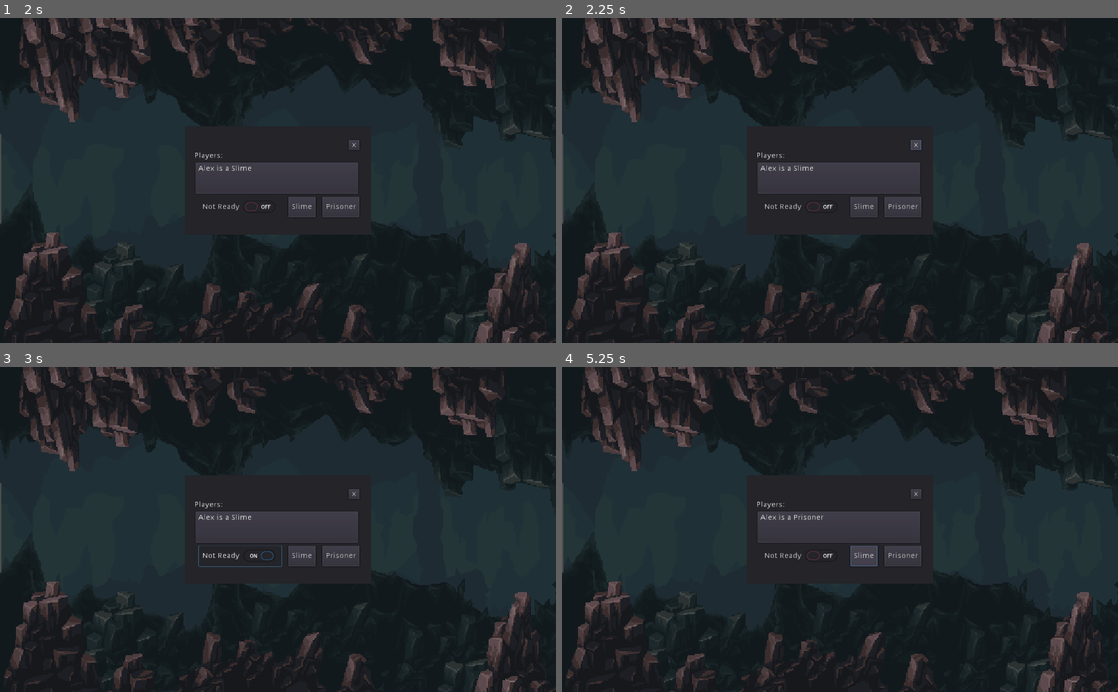
Above: before the commit, frames 1-4 (two rows, left to right).
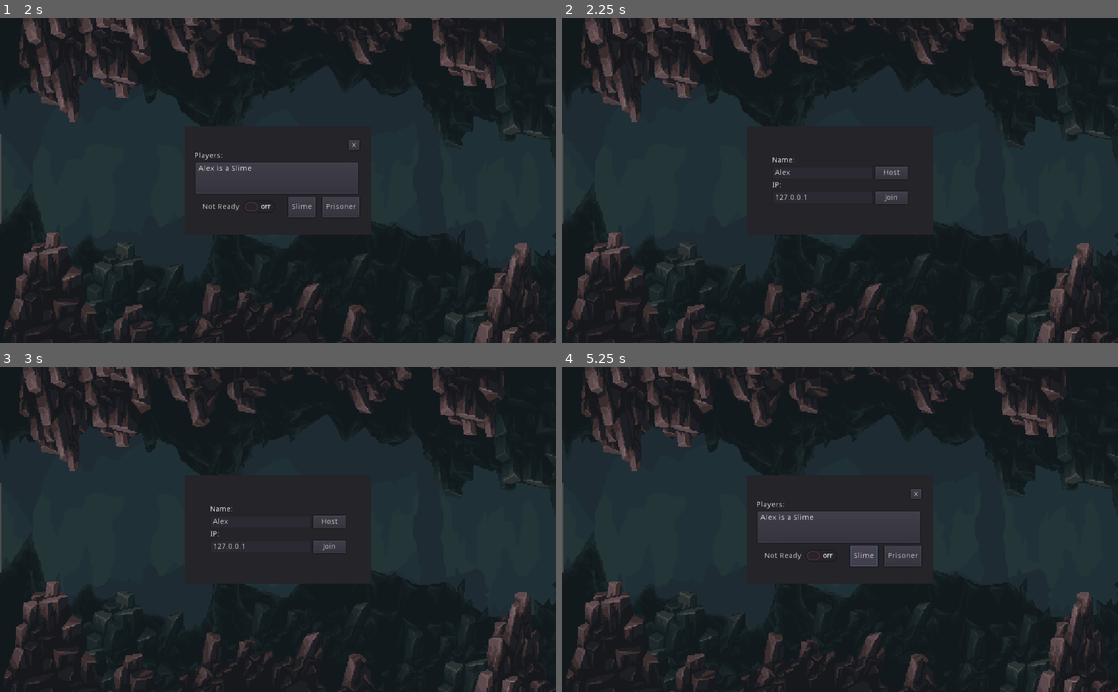
Above: after the commit, the same moments.

Repository: just-fun-f5/sticky_situation
Game: Godot game, scene res://src/Main/Lobby.tscn
The game is run twice, just before and just after one commit, with the same random seed, the same clock (stepped at 60 frames per second) and the same inputs.
Inputs (mouse positions are in pixels of both pictures, inside the frame that each line leads up to):
- Up to frame 1 (2 s): click (261, 174) at 0.52 s; type "Alex" at 0.6 s; click "Host" at 1.25 s
- Up to frame 2 (2.25 s): click "x" at 2 s
- Up to frame 3 (3 s): click (239, 555) at 2.75 s, where only the run before the commit has a clickable "Not Ready"
- Up to frame 4 (5.25 s): click (801, 555) at 3.5 s, where only the run before the commit has a clickable "Not Ready"; click "Join" at 4.25 s; click "Slime" at 5 s

Frame 1 is identical in both runs. In frame 2, 1.7% of the frame differs, in the area x 35-65%, y 37-62%; in frame 3, 1.7%; in frame 4, less than 0.1%.
Error after the commit: Invalid get index 'slot' (on base: 'Dictionary'). (res://src/Multiplayer/Lobby.gd:206)

Commit message:
Menu Buttos Fixed
versión preliminar de cambios en los botones, se puede cambiar el tipo, pero los cambios se ven solo localmente. Se arreglo el botón de exit, también.

Diff:
--- a/Sticky_Situation_GODOT/src/Actors/Prisoner/Chain.gd
+++ b/Sticky_Situation_GODOT/src/Actors/Prisoner/Chain.gd
@@ -12,7 +12,7 @@
 								# moves.
 
 const SPEED = 20	# The speed with which the chain moves
-const MAX_HOOK_LENGHT = 300
+const MAX_HOOK_LENGHT = 200
 
 var flying = false	# Whether the chain is moving through the air
 var hooked = false	# Whether the chain has connected to a wall
--- a/Sticky_Situation_GODOT/src/Main/Lobby.tscn
+++ b/Sticky_Situation_GODOT/src/Main/Lobby.tscn
@@ -201,5 +201,7 @@
 scale = Vector2( 2, 2 )
 transform = Transform2D( 2, 0, 0, 2, 0, 400 )
 follow_viewport_enable = true
-
+[connection signal="pressed" from="CanvasLayer/Panel/Waiting/TopSection/Exit" to="." method="_on_Exit_pressed"]
 [connection signal="toggled" from="CanvasLayer/Panel/Waiting/HBoxContainer/Ready" to="." method="_on_Ready_toggled"]
+[connection signal="pressed" from="CanvasLayer/Panel/Waiting/HBoxContainer/Slime" to="." method="_on_Slime_pressed"]
+[connection signal="pressed" from="CanvasLayer/Panel/Waiting/HBoxContainer/Prisoner" to="." method="_on_Prisoner_pressed"]
--- a/Sticky_Situation_GODOT/src/Multiplayer/Lobby.gd
+++ b/Sticky_Situation_GODOT/src/Multiplayer/Lobby.gd
@@ -95,6 +95,44 @@
 
 			_show_connect()
 
+func _on_Slime_pressed():
+	# set player info
+	var my_id = Game.players.keys()[0]
+	var type_available = true
+	var new_type = Game.SLIME
+
+	# check if type is available
+	for key in Game.players.keys():
+		if Game.players[key]["player_type"] == new_type:
+			type_available = false
+
+	# if it is change
+	if type_available:
+		_update_player_type(my_id, new_type)
+		_update_player_ui(my_id, new_type)
+
+func _on_Prisoner_pressed():
+	# set player info
+	var my_id = Game.players.keys()[0]
+	var type_available = true
+	var new_type = Game.PRISONER
+
+	# check if type is available
+	for key in Game.players.keys():
+		if Game.players[key]["player_type"] == new_type:
+			type_available = false
+
+	# if it is change
+	if type_available:
+		_update_player_type(my_id, new_type)
+		_update_player_ui(my_id, new_type)
+func _on_Exit_pressed():
+	var me = Game.players.keys()[0]
+	_remove_player(me)
+	_remove_player_ui(me)
+	_show_connect()
+
+
 # ---------- SYNC_PLAYER_INFO  ----------  #
 # arriving info
 remote func send_info(info):
@@ -186,7 +224,8 @@
 
 func _update_player_ui(id, new_type):
 	var label = (players_container.get_child(_player_label[id]) as Label)
-	label.text = new_type
+	var new_name = Game.players[id]["name"] + " is a " + _player_types[new_type]
+	label.text = new_name
 
 func _remove_player_ui(id):
 	var sid = str(id)
